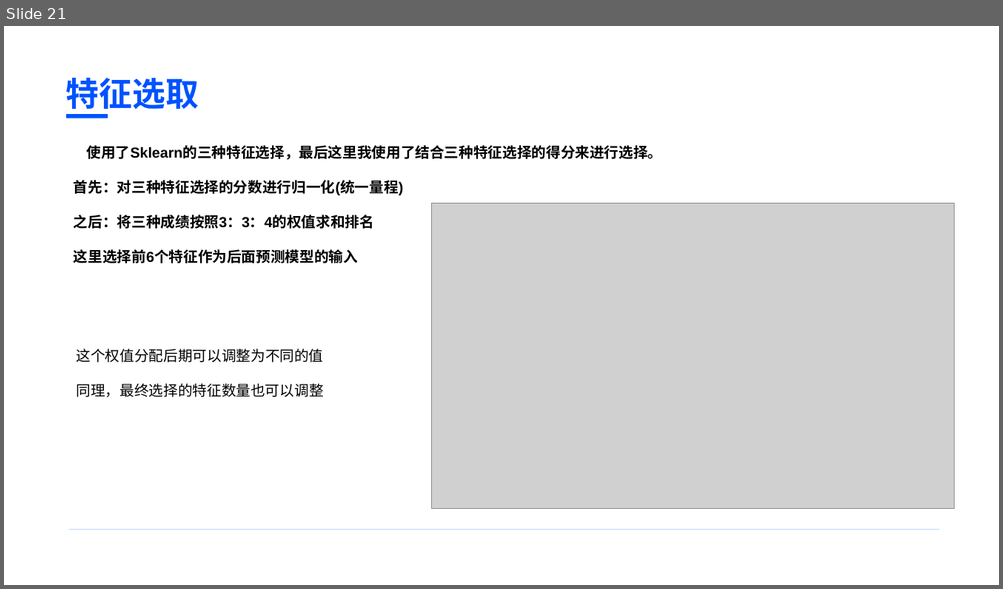
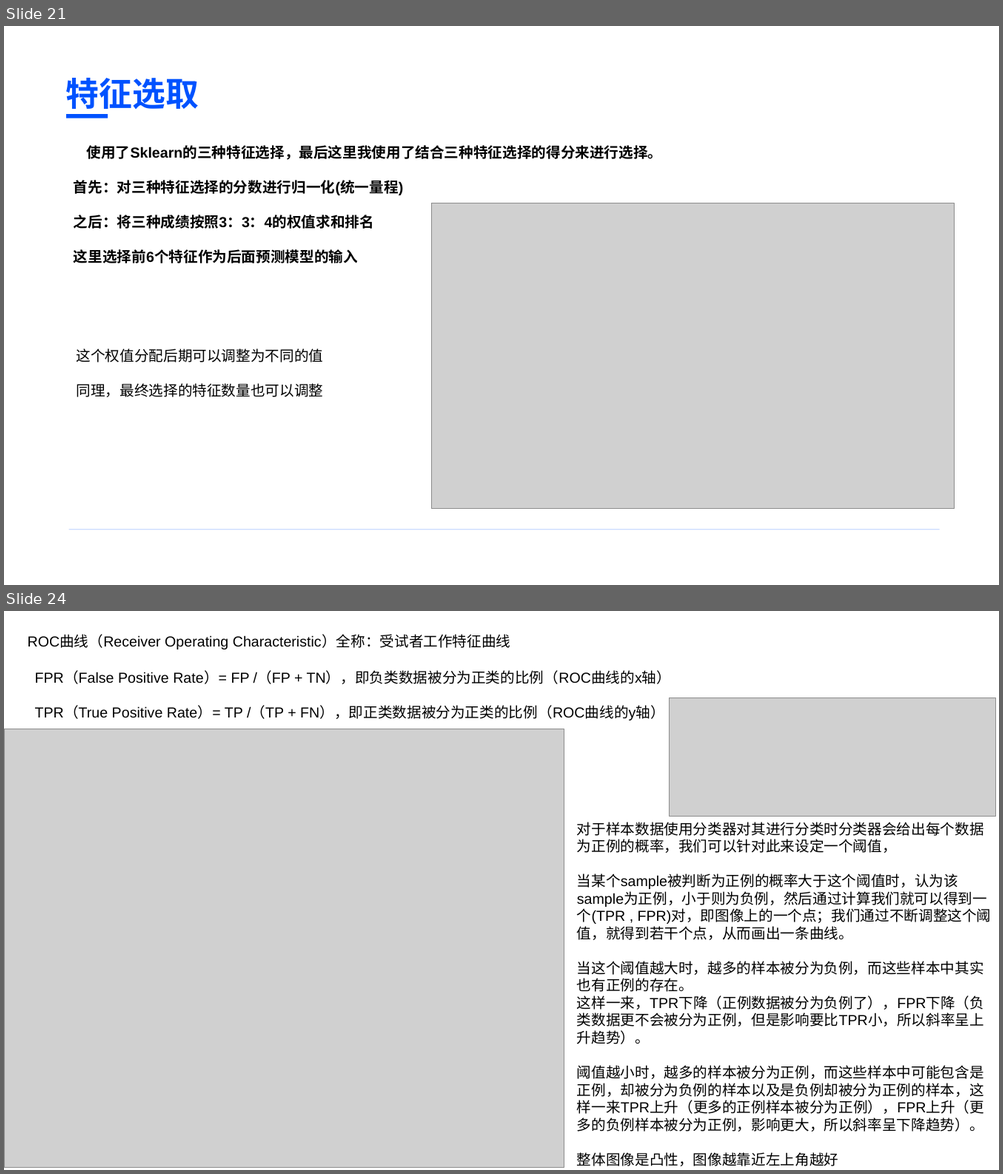
Before and after one commit to BaiRong-NUC/DiabetesAnalyzes, a slide deck: 多元统计与模式识别课程汇报.pptx. Shown one above the other, each under a label of ours: slide 21 before the commit, slides 21 and 24 after it; the slides between them are not shown. The pictures are 1003x589 and 1003x1174 pixels, drawn with LibreOffice and Linux fonts; fonts in the diff are those of the drawing; grey boxes stand for pictures. Boxes give left, top, right and bottom in pixels: in the first picture for what was removed or moved away, otherwise in the second. Text is boxed around its words. In the diff, an @@ line names an element or a change of style, - is before the commit and + after.

Commit message:
完成随机森林分类器ppt

```diff
--- a/多元统计与模式识别课程汇报.pptx
+++ b/多元统计与模式识别课程汇报.pptx
@@ slide 24 added at [4, 611, 999, 1170], background #FFFFFF @@
@@ text added at [28, 635, 511, 649], 14 pt, text #000000 @@
+ROC曲线（Receiver Operating Characteristic）全称：受试者工作特征曲线
@@ text added at [35, 671, 671, 721], 14 pt, text #000000 @@
+FPR（False Positive Rate）= FP /（FP + TN），即负类数据被分为正类的比例（ROC曲线的x轴）
+TPR（True Positive Rate）= TP /（TP + FN），即正类数据被分为正类的比例（ROC曲线的y轴）
@@ picture added at [669, 698, 996, 816] @@
@@ picture added at [4, 729, 564, 1167] @@
@@ text added at [577, 822, 991, 1167], 14 pt, text #000000 @@
+对于样本数据使用分类器对其进行分类时分类器会给出每个数据为正例的概率，我们可以针对此来设定一个阈值，
+当某个sample被判断为正例的概率大于这个阈值时，认为该sample为正例，小于则为负例，然后通过计算我们就可以得到一个(TPR , FPR)对，即图像上的一个点；我们通过不断调整这个阈值，就得到若干个点，从而画出一条曲线。
+当这个阈值越大时，越多的样本被分为负例，而这些样本中其实也有正例的存在。
+这样一来，TPR下降（正例数据被分为负例了），FPR下降（负类数据更不会被分为正例，但是影响要比TPR小，所以斜率呈上升趋势）。
+阈值越小时，越多的样本被分为正例，而这些样本中可能包含是正例，却被分为负例的样本以及是负例却被分为正例的样本，这样一来TPR上升（更多的正例样本被分为正例），FPR上升（更多的负例样本被分为正例，影响更大，所以斜率呈下降趋势）。
+整体图像是凸性，图像越靠近左上角越好
```
Also in this commit, not shown: 2 slides changed, 2 other slides added, 2 other files.
